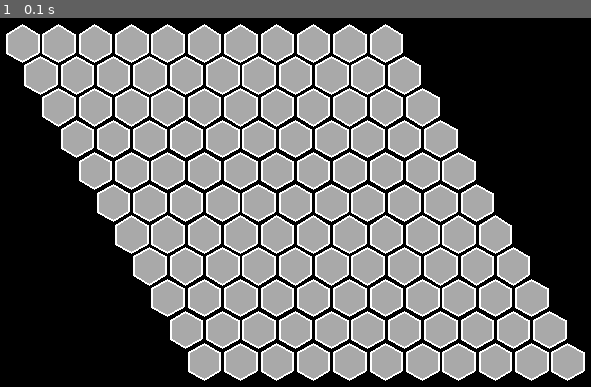
Above: before the commit, frame 1.
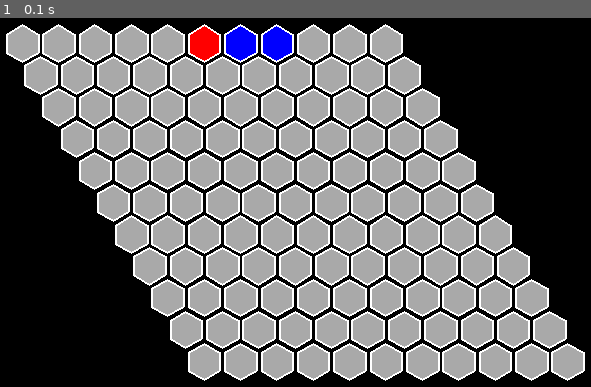
Above: after the commit, the same moment.

Repository: atpugh20/hex-pygame
Game: pygame game, started from main.py
Two runs of this game, one before a commit and one after it. Both use one fixed random seed, a clock stepped at 60 frames per second and the inputs below.
Inputs:
- Up to frame 1 (0.1 s): no input

The runs differ from the first frame. In frame 1, 1.1% of the frame differs, in the area x 32-50%, y 2-12%.

Commit message:
started on game logic

Diff:
--- a/board.py
+++ b/board.py
@@ -32,7 +32,8 @@
             for j in range(self.dimension):
                 self.tiles.append(Tile(self.x + x_add + self.tile_size * j * 2,
                                        self.y + y_add + self.tile_size * i * 1.75,
-                                       self.tile_size))
+                                       self.tile_size,
+                                       i * self.dimension + j))
             x_add += self.tile_size
 
     def draw(self, surface):
@@ -40,4 +41,5 @@
         * Draws all tiles to the surface
         '''
         for tile in self.tiles:
+            print(tile.label)
             tile.draw(surface)
--- a/main.py
+++ b/main.py
@@ -19,6 +19,9 @@
             running = False
 
     screen.fill("black")
+    board.tiles[5].color = "red"
+    board.tiles[6].color = "blue"
+    board.tiles[7].color = "blue"
     board.draw(screen)
 
     pygame.display.flip()
--- a/tile.py
+++ b/tile.py
@@ -3,10 +3,19 @@
 
 
 class Tile:
-    def __init__(self, x, y, size):
+    def __init__(self, x, y, size, label):
+        # Game Logic Attributes
+        self.label = label
+        self.t_r = -1
+        self.m_r = -1
+        self.b_r = -1
+        self.b_l = -1
+        self.m_l = -1
+        self.t_l = -1
+
+        # Visual Attributes
         self.x = x
         self.y = y
-
         self.color = "darkgrey"
         self.size = size
         self.alt_size = m.sqrt(self.size**2 - (self.size * 0.5)**2)
@@ -22,5 +31,8 @@
         ]
 
     def draw(self, surface):
+        '''
+        * Draws the tile to the surface using 'points' and 'color'
+        '''
         pygame.draw.polygon(surface, self.color, self.points, 0)
         pygame.draw.polygon(surface, "white", self.points, 2)
Empty file added: gameplay.py
